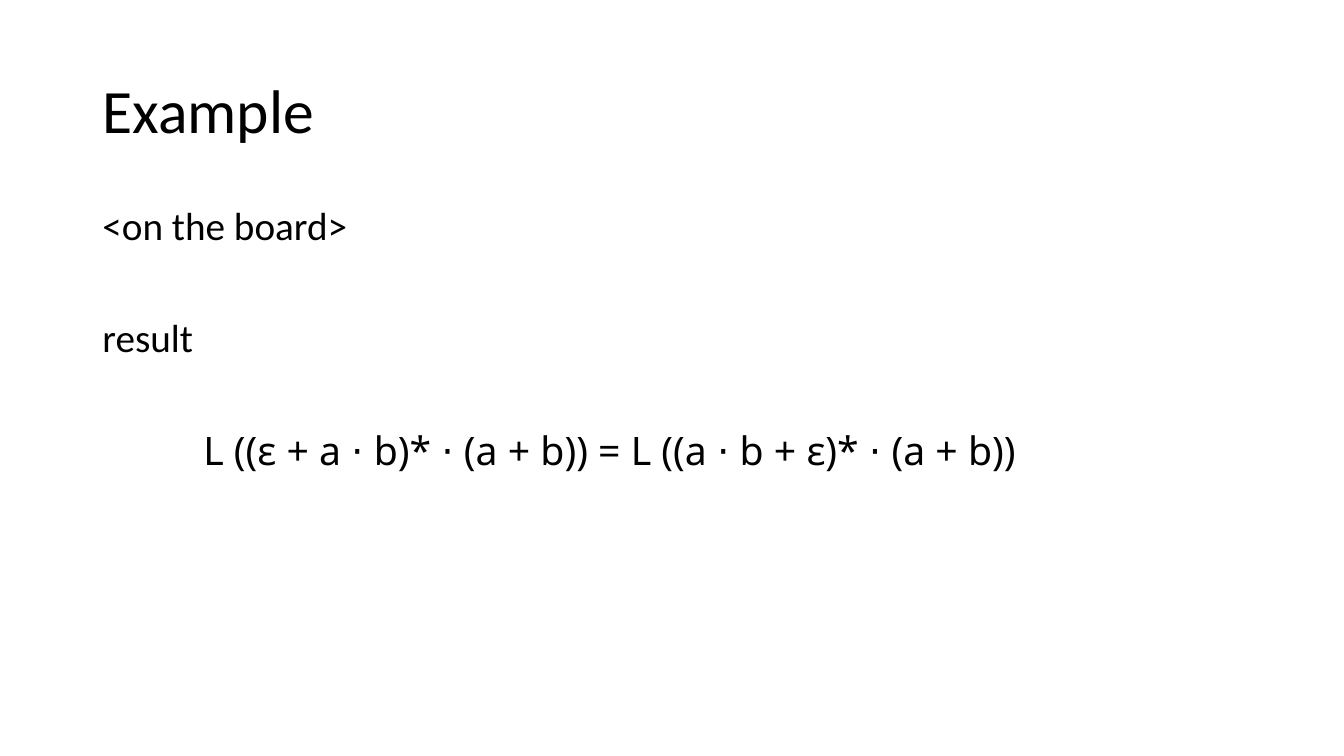
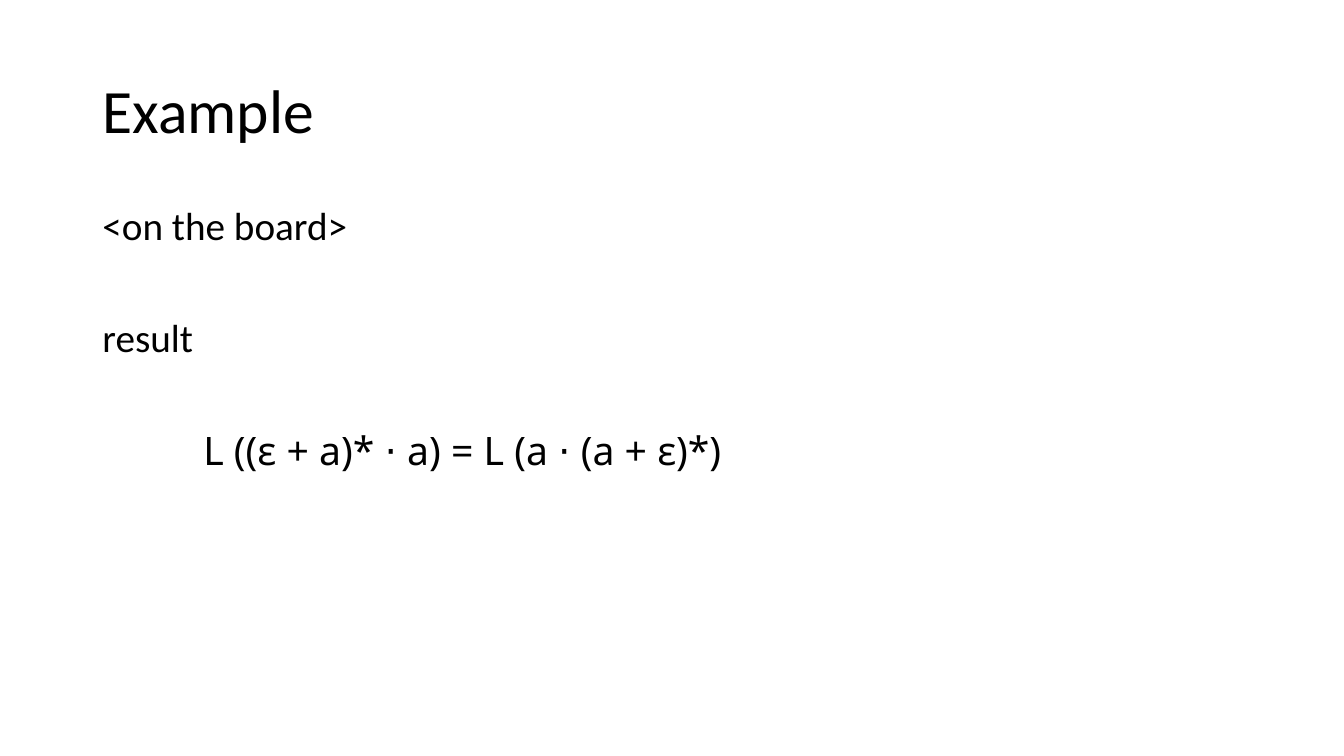
Before and after one commit to Helli/fds_seminar, a slide deck: slide 14 of slides.pptx (slide 12 before the commit). Drawn at 1344x756 pixels with LibreOffice and Linux fonts; fonts in the diff are those of the drawing. Boxes give left, top, right and bottom in pixels: in the first picture for what was removed or moved away, otherwise in the second. Text is boxed around its words. In the diff, an @@ line names an element or a change of style, - is before the commit and + after.

```diff
--- a/slides.pptx
+++ b/slides.pptx
@@ text at [203,435,721,472]: text changed @@
-L ((ε + a ⋅ b)* ⋅ (a + b)) = L ((a ⋅ b + ε)* ⋅ (a + b))
+L ((ε + a)* ⋅ a) = L (a ⋅ (a + ε)*)
```
Also in this commit, not shown: 8 other slides changed, 3 slides added, 2 slides removed.
